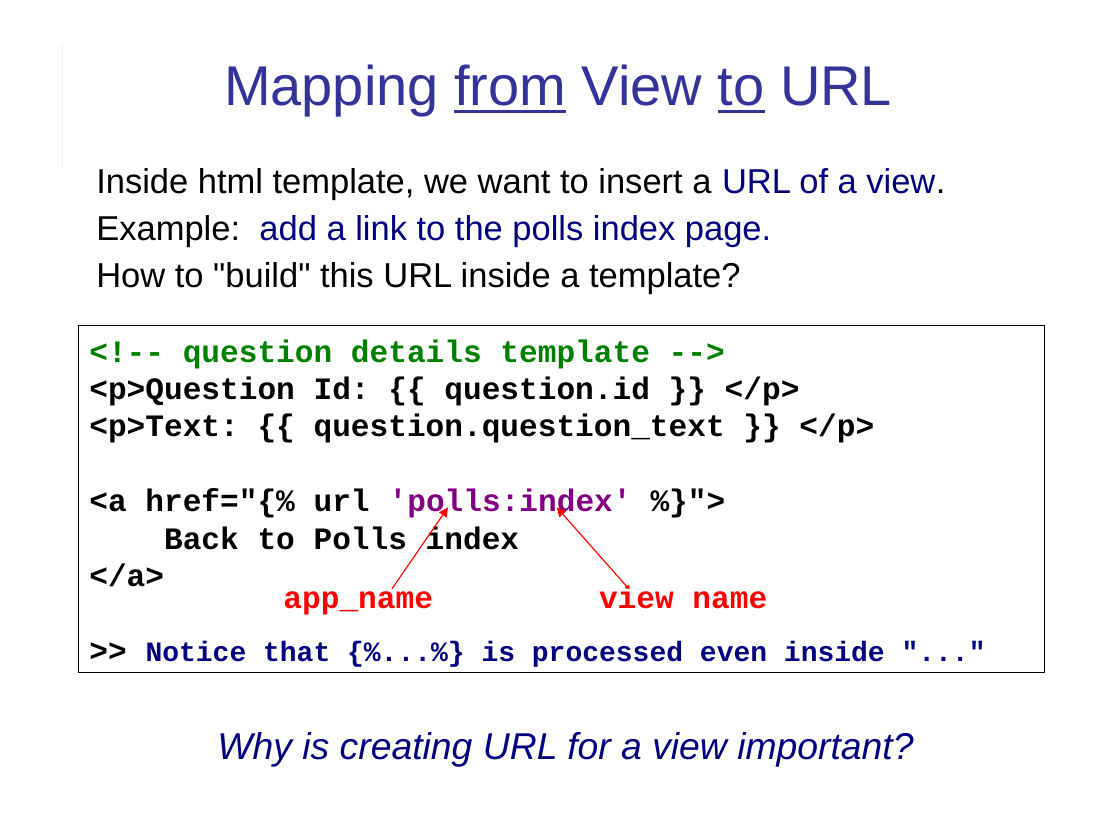
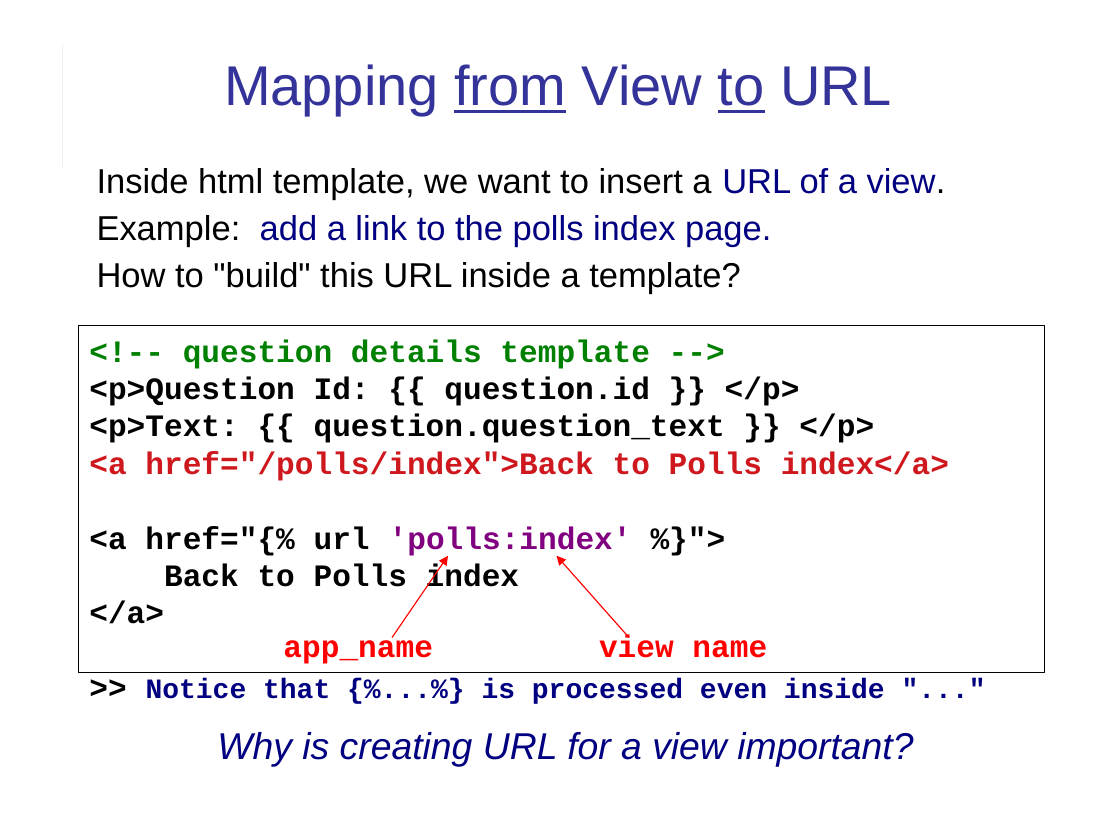
Before and after one commit to cpske/ISP, a slide deck: slide 14 of django/Django-review-1.ppt. Drawn at 1120x840 pixels with LibreOffice and Linux fonts; fonts in the diff are those of the drawing. Boxes give left, top, right and bottom in pixels: in the first picture for what was removed or moved away, otherwise in the second. Text is boxed around its words. In the diff, an @@ line names an element or a change of style, - is before the commit and + after.

```diff
--- a/django/Django-review-1.ppt
+++ b/django/Django-review-1.ppt
@@ text in rectangle at [89,451,949,481]: paragraph added @@
+<a href="/polls/index">Back to Polls index</a>
@@ 2 texts, 2 arrows: place and size @@
-2 texts, 2 arrows at [283,507,767,615]
+2 texts, 2 arrows at [283,556,767,664]
```
Also in this commit, not shown: 3 other slides changed, 2 other files.
